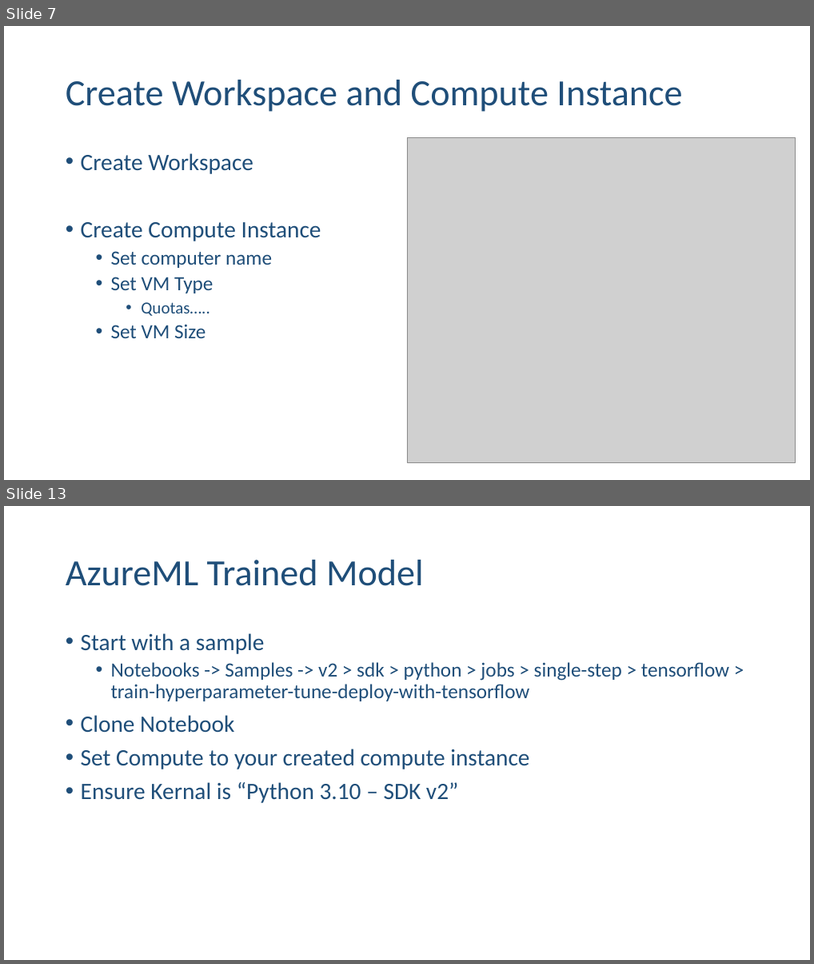
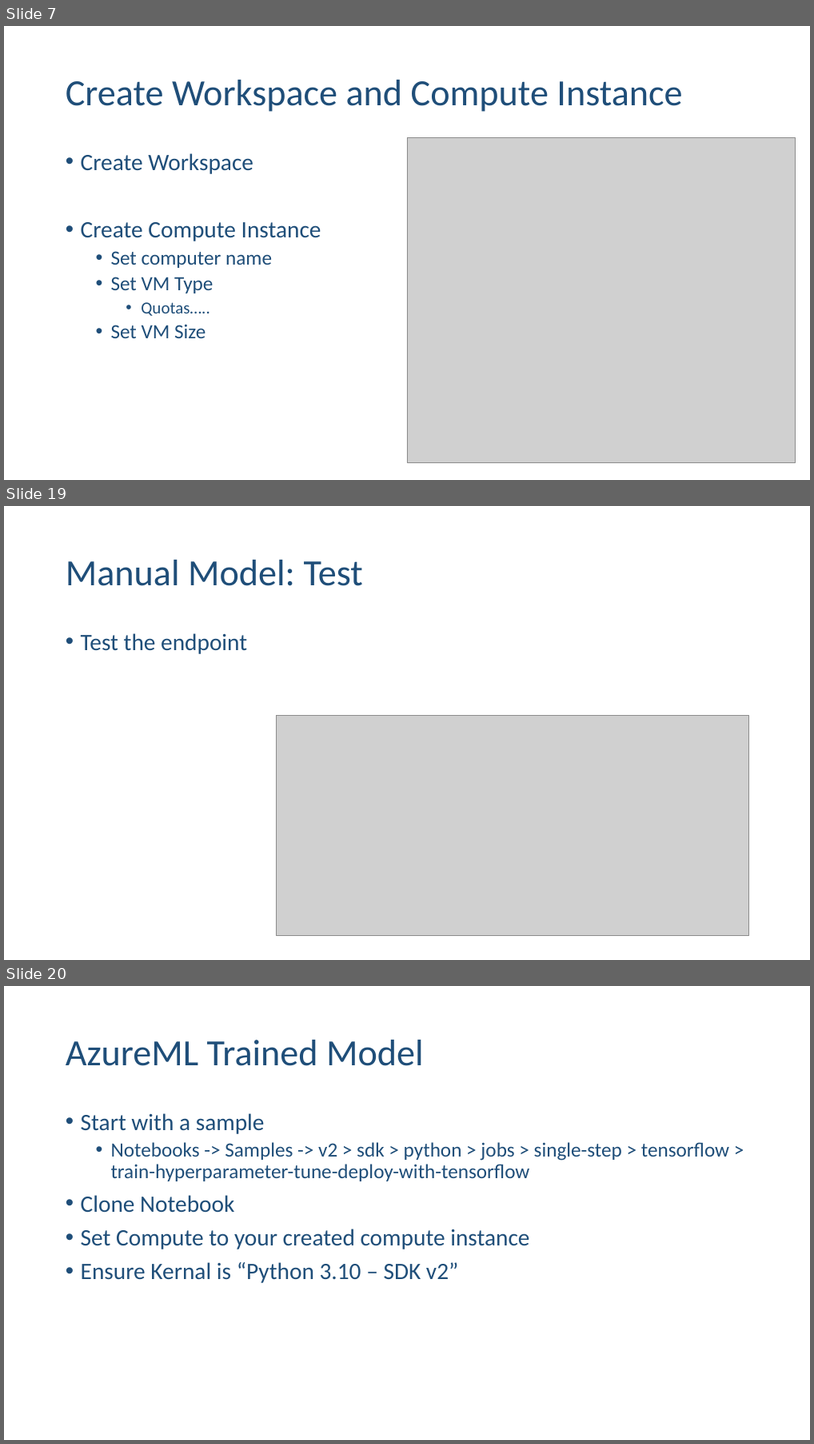
Before and after one commit to ehennis/Blog, a slide deck: AzureML/NebraskaCode.pptx. Shown one above the other, each under a label of ours: slides 7 and 13 before the commit, slides 7, 19 and 20 after it; the slides between them are not shown. The pictures are 814x964 and 814x1444 pixels, drawn with LibreOffice and Linux fonts; fonts in the diff are those of the drawing; grey boxes stand for pictures. Boxes give left, top, right and bottom in pixels: in the first picture for what was removed or moved away, otherwise in the second. Text is boxed around its words. In the diff, an @@ line names an element or a change of style, - is before the commit and + after.

```diff
--- a/AzureML/NebraskaCode.pptx
+++ b/AzureML/NebraskaCode.pptx
@@ slide 19 added at (4,506,810,960), background #FFFFFF @@
@@ title added at (66,560,363,586), 44 pt, text #1F4E79 @@
+Manual Model: Test
@@ text added at (81,633,247,654), 28 pt, text #1F4E79 @@
+• Test the endpoint
@@ picture added at (276,716,750,936) @@
@@ what was slide 13 is now slide 20 @@
```
Also in this commit, not shown: 5 slides changed, 6 other slides added, 5 other files.
